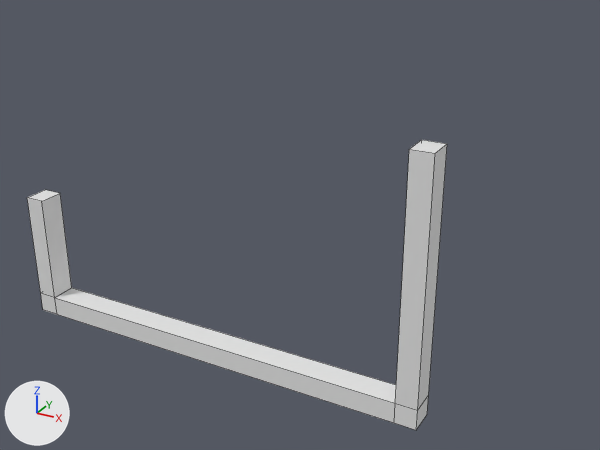
What one commit did to the Blender file psubracket.blend.
Both versions are drawn from a camera (50 mm lens) standing at (0.159, -0.277, 0.123) and looking at (-0.003, 0.017, -0.024). The axes (+X, +Y, +Z) are drawn at lower left. The lights are the same throughout. Mesh edges are drawn as thin lines.

In view in the first picture: 'bracket'.
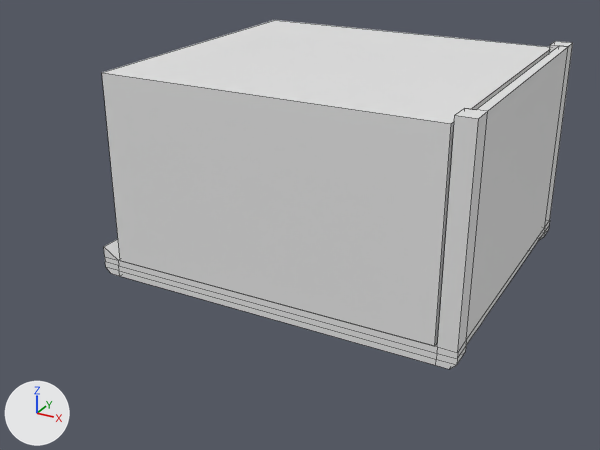
Changed parts and their boxes (x1, y1, x2, y2) in the pictures (600 x 450 px):
'psu', shown
    after: (102, 20, 550, 346)
'bracket', reshaped, moved (12% wider, 13% taller)
    before: (27, 140, 447, 430)
    after: (104, 41, 573, 369)

The change in detail:
me_cube_002 is used by ob_bracket; location (0.0, 0.0, 0.0).
me_cube_002 had 24 vertices, 22 faces and spanned x -0.084..0.084, y -0.06..-0.05, z -0.051..0.046.
me_cube_002 now has 115 vertices, 111 faces and spans x -0.088..0.08, y -0.08..0.06, z -0.016..0.081.
me_cube_002 part 1: the whole mesh is rebuilt.
Object 'psu' (ob_psu) moves from (0.0, 0.0, 0.0) to (0.0, 0.05, 0.0).
Object 'psu' (ob_psu) is now shown.
Object 'bracket' (ob_bracket) moves from (0.0, 0.0, 0.0) to (0.0038, 0.06, -0.0352).
